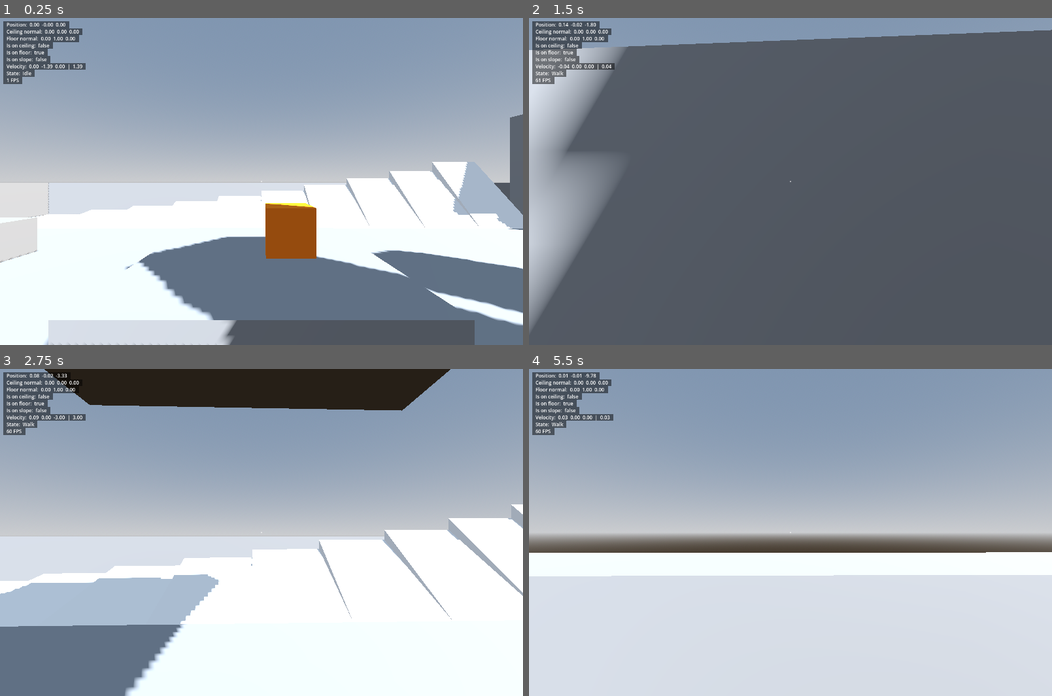
Above: before the commit, frames 1-4 (two rows, left to right).
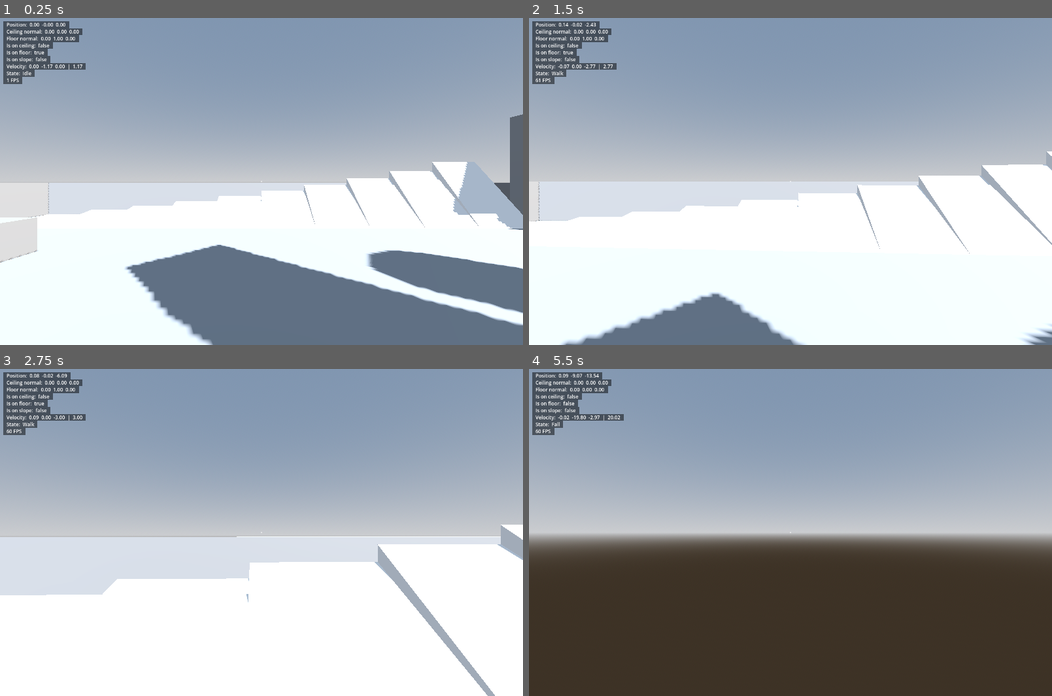
Above: after the commit, the same moments.

Repository: snddude/godot-rigidbody_3d_player
Game: Godot game, scene res://testing/resources/scenes/world.tscn
Same seed, same stepped clock (60 frames per second), same inputs: the game is played once before the commit and once after it.
Inputs (mouse positions are in pixels of both pictures, inside the frame that each line leads up to):
- Up to frame 1 (0.25 s): no input
- Up to frame 2 (1.5 s): tap Enter at 0.5 s; move the mouse to (816, 181) at 0.52 s; hold W (forward) from 0.53 s (still down); tap Space (jump) at 0.77 s; move the mouse to (764, 181) at 1.27 s
- Up to frame 3 (2.75 s): keep holding W (forward); tap Space (jump) at 1.52 s; move the mouse to (271, 525) at 2.02 s
- Up to frame 4 (5.5 s): keep holding W (forward); move the mouse to (785, 539) at 2.77 s; tap Space (jump) at 3.02, 3.77, 4.52 s; move the mouse to (827, 535) at 3.52 s; move the mouse to (748, 529) at 4.27 s; move the mouse to (795, 532) at 5.02 s

The runs differ from the first frame. In frame 1, 11% of the frame differs, in the area x 8-91%, y 14-100%; in frame 2, 92%, in the area x 0-100%, y 1-100%; in frame 3, 26%; in frame 4, 44%.

Commit message:
Revert "Update world.tscn"
This reverts commit 26c598b8a351941d9e312d97f8e0a8c01c3440a5.

Diff:
--- a/testing/resources/scenes/world.tscn
+++ b/testing/resources/scenes/world.tscn
@@ -61,10 +61,10 @@
 	is_on_floor_label.text = \"Is on floor:  %s\"%str(player.is_on_floor)
 	is_on_slope_label.text = \"Is on slope:  %s\"%str(player.is_on_slope)
 	velocity_label.text = \"Velocity:  %.2f  %.2f  %.2f  |  %.2f\"%[
-			player.linear_velocity.x,
-			player.linear_velocity.y,
-			player.linear_velocity.z,
-			player.linear_velocity.length()
+			player.velocity.x,
+			player.velocity.y,
+			player.velocity.z,
+			player.velocity.length()
 			]
 	state_label.text = \"State:  %s\"%state_machine.current_state.name
 	fps_label.text = \"%d FPS\"%Engine.get_frames_per_second()
@@ -102,50 +102,6 @@
 
 [sub_resource type="SphereShape3D" id="SphereShape3D_uo2k5"]
 radius = 0.425
-
-[sub_resource type="BoxMesh" id="BoxMesh_fqogv"]
-size = Vector3(4, 0.5, 4)
-
-[sub_resource type="BoxShape3D" id="BoxShape3D_fqogv"]
-size = Vector3(4, 0.5, 4)
-
-[sub_resource type="Animation" id="Animation_fqogv"]
-length = 0.001
-tracks/0/type = "value"
-tracks/0/imported = false
-tracks/0/enabled = true
-tracks/0/path = NodePath(".:position")
-tracks/0/interp = 1
-tracks/0/loop_wrap = true
-tracks/0/keys = {
-"times": PackedFloat32Array(0),
-"transitions": PackedFloat32Array(1),
-"update": 0,
-"values": [Vector3(0, 0, -4)]
-}
-
-[sub_resource type="Animation" id="Animation_uo2k5"]
-resource_name = "hustle"
-length = 8.5
-loop_mode = 2
-tracks/0/type = "value"
-tracks/0/imported = false
-tracks/0/enabled = true
-tracks/0/path = NodePath(".:position")
-tracks/0/interp = 1
-tracks/0/loop_wrap = true
-tracks/0/keys = {
-"times": PackedFloat32Array(0.5666666, 3.0666666, 5.5666666, 8.066667),
-"transitions": PackedFloat32Array(1, 1, 1, 1),
-"update": 0,
-"values": [Vector3(0, 0, -4), Vector3(0, 4, -4), Vector3(11.75, 5.5, -4), Vector3(11.75, 5.5, 5)]
-}
-
-[sub_resource type="AnimationLibrary" id="AnimationLibrary_fqogv"]
-_data = {
-&"RESET": SubResource("Animation_fqogv"),
-&"hustle": SubResource("Animation_uo2k5")
-}
 
 [node name="World" type="Node"]
 
@@ -368,17 +324,6 @@
 [node name="CollisionShape3D" type="CollisionShape3D" parent="Props/Box03"]
 shape = SubResource("BoxShape3D_uo2k5")
 
-[node name="Box04" type="RigidBody3D" parent="Props"]
-transform = Transform3D(1, 0, 0, 0, 1, 0, 0, 0, 1, 0.5, 1, -4)
-mass = 30.0
-metadata/_edit_group_ = true
-
-[node name="MeshInstance3D" type="MeshInstance3D" parent="Props/Box04"]
-mesh = SubResource("BoxMesh_uo2k5")
-
-[node name="CollisionShape3D" type="CollisionShape3D" parent="Props/Box04"]
-shape = SubResource("BoxShape3D_uo2k5")
-
 [node name="Ball01" type="RigidBody3D" parent="Props"]
 transform = Transform3D(1, 0, 0, 0, 1, 0, 0, 0, 1, -0.5, 0.5, 7.5)
 mass = 30.0
@@ -412,22 +357,4 @@
 [node name="CollisionShape3D" type="CollisionShape3D" parent="Props/Ball03"]
 shape = SubResource("SphereShape3D_uo2k5")
 
-[node name="MovingPlatforms" type="Node" parent="."]
-
-[node name="Hustler" type="AnimatableBody3D" parent="MovingPlatforms"]
-transform = Transform3D(1, 0, 0, 0, 1, 0, 0, 0, 1, 0, 0, -4)
-metadata/_edit_group_ = true
-
-[node name="MeshInstance3D" type="MeshInstance3D" parent="MovingPlatforms/Hustler"]
-mesh = SubResource("BoxMesh_fqogv")
-
-[node name="CollisionShape3D" type="CollisionShape3D" parent="MovingPlatforms/Hustler"]
-shape = SubResource("BoxShape3D_fqogv")
-
-[node name="AnimationPlayer" type="AnimationPlayer" parent="MovingPlatforms/Hustler"]
-libraries = {
-&"": SubResource("AnimationLibrary_fqogv")
-}
-autoplay = "hustle"
-
 [editable path="Player"]
Not shown: 1 places in testing/resources/scenes/world.tscn that only renumber resources
